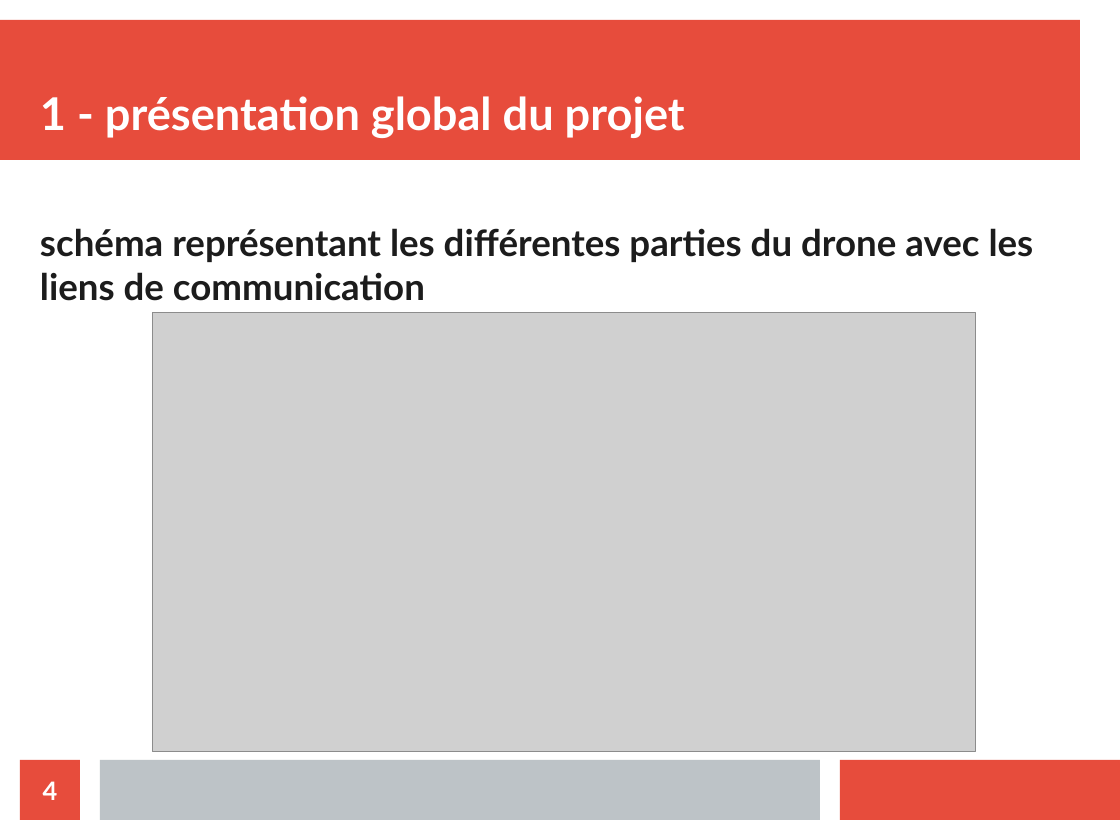
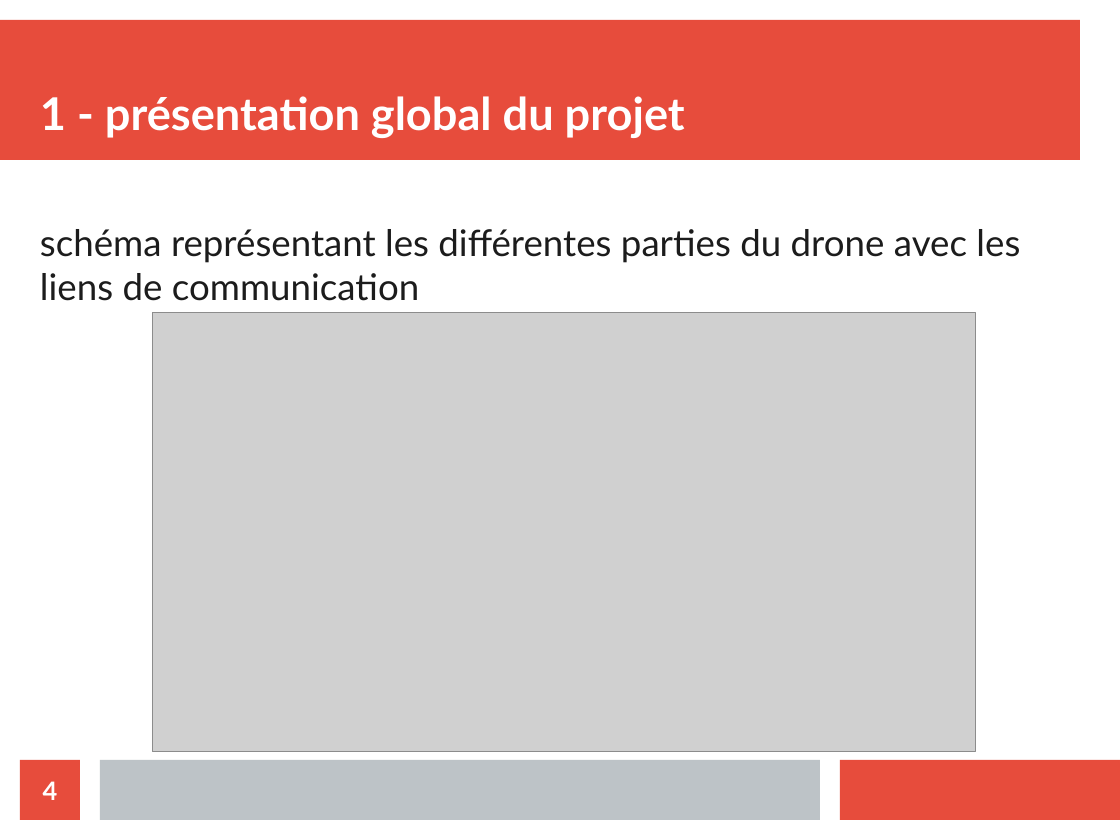
Before and after one commit to athmanmekh/AuttoPIlote-X-OPEN-PILOT, a slide deck: slide 4 of presentation/diapoPresentation.odp. Drawn at 1120x840 pixels with LibreOffice and Linux fonts; fonts in the diff are those of the drawing; grey boxes stand for pictures. Boxes give left, top, right and bottom in pixels: in the first picture for what was removed or moved away, otherwise in the second. Text is boxed around its words. In the diff, an @@ line names an element or a change of style, - is before the commit and + after.

```diff
--- a/presentation/diapoPresentation.odp
+++ b/presentation/diapoPresentation.odp
@@ text "schéma représentant les différentes parties ..." at (x1=40, y1=229, x2=1020, y2=301): bold off @@
```
Also in this commit, not shown: 6 other slides changed, 1 other file.
